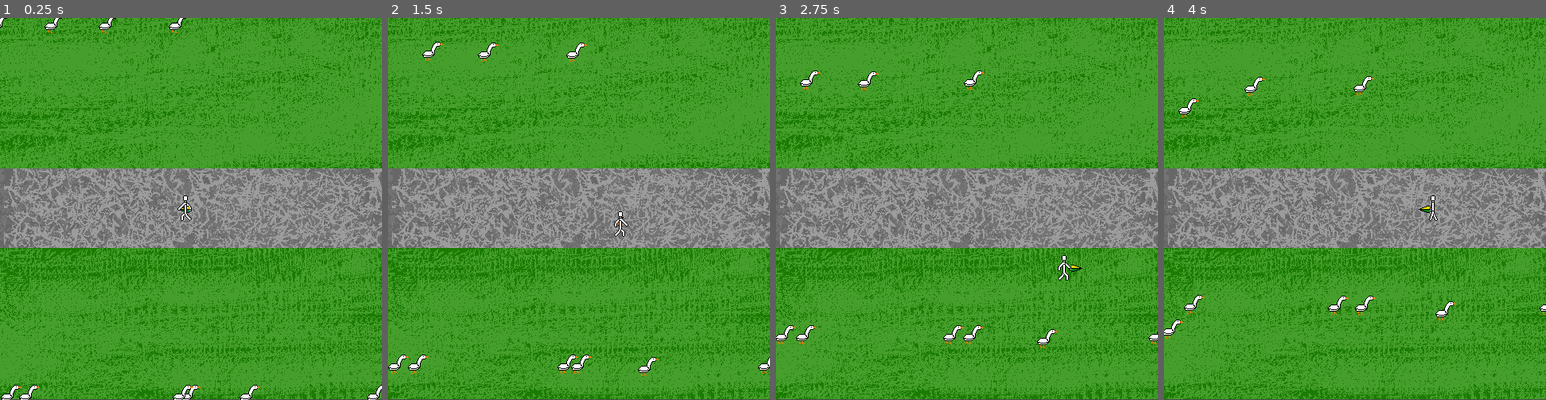
Above: before the commit, frames 1-4 (left to right).
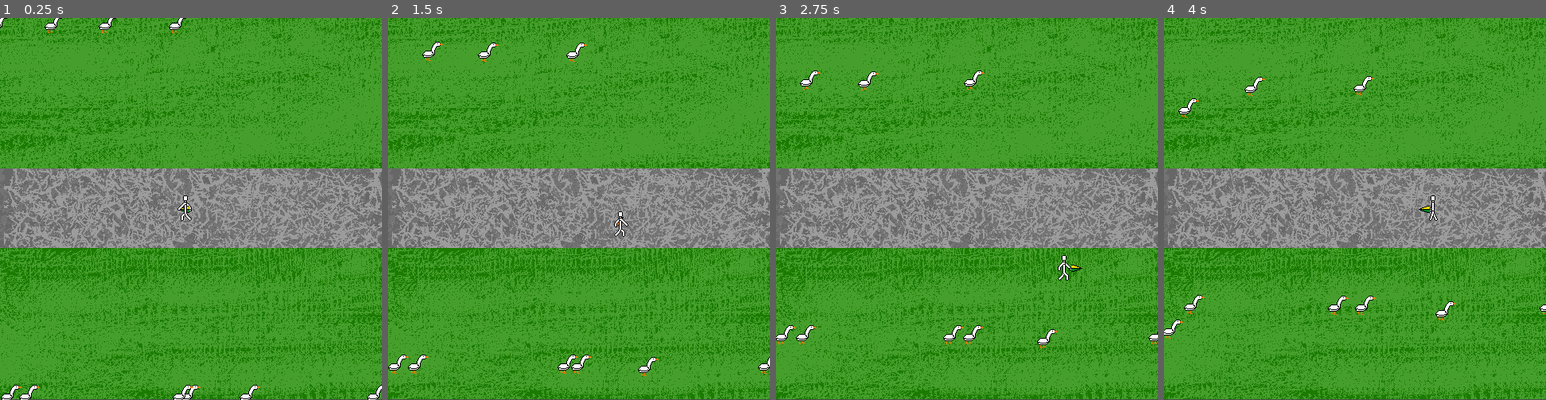
Above: after the commit, the same moments.

Repository: Qmtfive/GooseGame
Game: Godot game, scene res://Level.tscn
Same seed, same stepped clock (60 frames per second), same inputs: the game is played once before the commit and once after it.
Inputs:
- Up to frame 1 (0.25 s): no input
- Up to frame 2 (1.5 s): hold Right (ui_right) 0.53-1.28 s; hold Down (ui_down) from 1.28 s (still down)
- Up to frame 3 (2.75 s): release Down (ui_down) at 2.03 s; hold Right (ui_right) from 2.03 s (still down)
- Up to frame 4 (4 s): release Right (ui_right) at 2.78 s; hold Up (ui_up) 2.78-3.53 s; hold Left (ui_left) from 3.53 s (still down)

The runs differ from the first frame. In frame 1, less than 0.1% of the frame differs, in the area x 12-47%, y 3-4%; in frame 2, less than 0.1%, in the area x 0-100%, y 10-94%; in frame 3, less than 0.1%; in frame 4, less than 0.1%.

Commit message:
quick null check

Diff:
--- a/Goose.gd
+++ b/Goose.gd
@@ -88,7 +88,8 @@
 
 func _on_Goose_area_entered(area):
 	if victim == null:
-		timeTillStop.stop()
+		if timeTillStop != null:
+			timeTillStop.stop()
 		if timeTillWalkAgain != null:
 			timeTillWalkAgain.stop()
 		yveltempstore = yvel
--- a/Goose.tscn
+++ b/Goose.tscn
@@ -23,7 +23,6 @@
 [node name="GooseAnimation" type="AnimatedSprite" parent="."]
 frames = SubResource( 1 )
 animation = "Goose"
-frame = 1
 playing = true
 
 [node name="CollisionShape2D" type="CollisionShape2D" parent="."]
